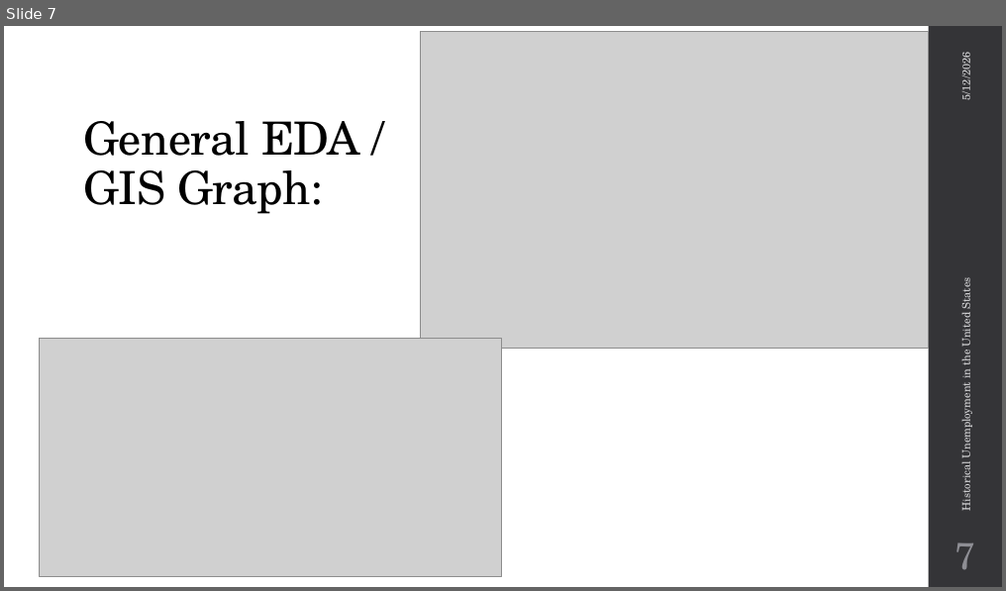
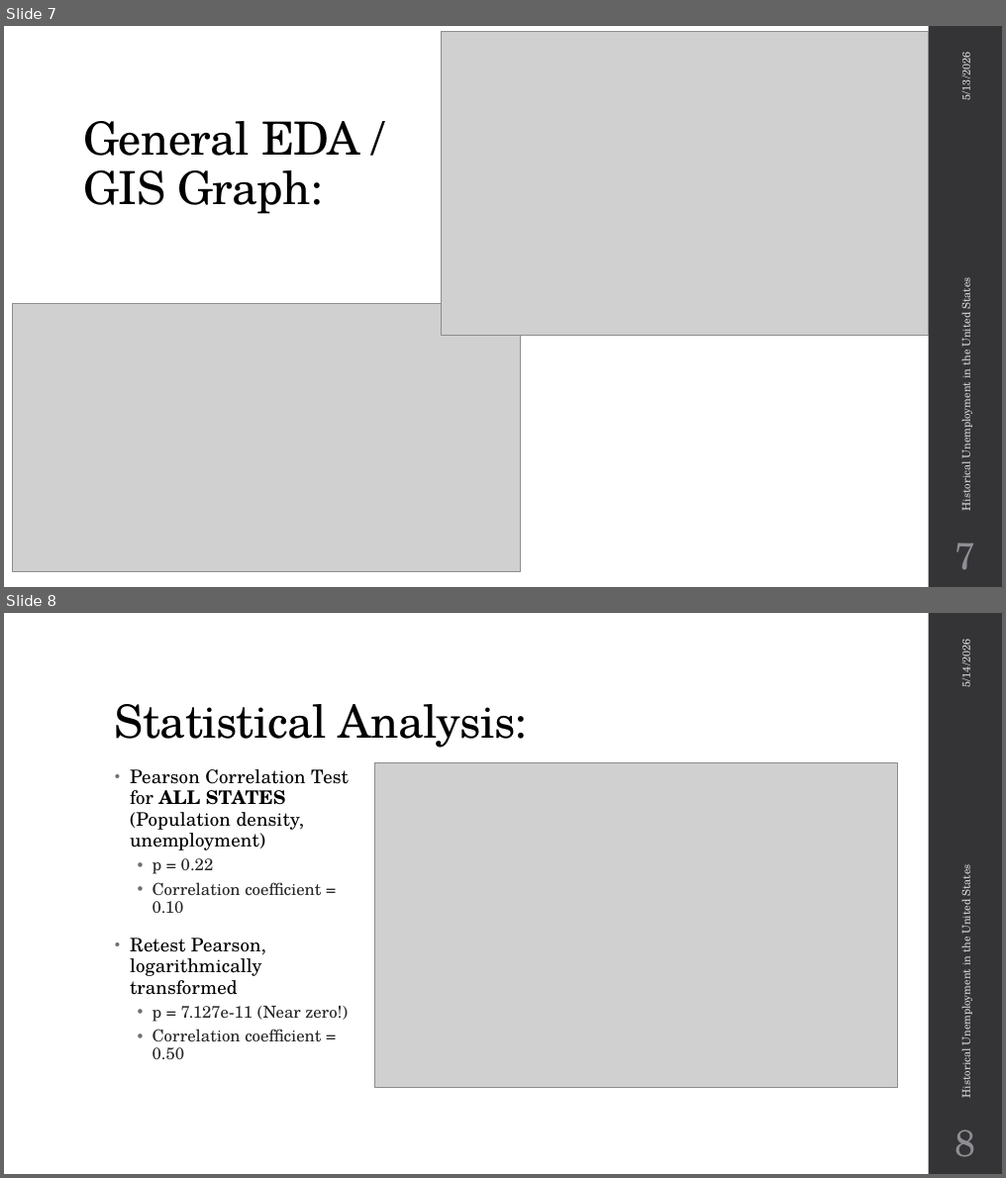
Before and after one commit to correptius/Historical-Unemployment-Capstone-2026, a slide deck: reports/final/Rhodes - Historical Unemployment in the United States.pptx. Shown one above the other, each under a label of ours: slide 7 before the commit, slides 7 and 8 after it. The pictures are 1006x591 and 1006x1178 pixels, drawn with LibreOffice and Linux fonts; fonts in the diff are those of the drawing; grey boxes stand for pictures. Boxes give left, top, right and bottom in pixels: in the first picture for what was removed or moved away, otherwise in the second. Text is boxed around its words. In the diff, an @@ line names an element or a change of style, - is before the commit and + after.

```diff
--- a/reports/final/Rhodes - Historical Unemployment in the United States.pptx
+++ b/reports/final/Rhodes - Historical Unemployment in the United States.pptx
@@ slide 8 added at [4, 613, 1002, 1174], background #FFFFFF; not listed: 1 template element that a slide beside it also shows @@
@@ text added at [957, 643, 973, 686], 10.5 pt, text #D9D9DB @@
+5/14/2026
@@ title added at [115, 704, 528, 748], 44 pt, text #000000 @@
+Statistical Analysis:
@@ text added at [130, 769, 349, 1060], 18 pt, text #000000 @@
+• Pearson Correlation Test for ALL STATES (Population density, unemployment)
+  • p = 0.22
+  • Correlation coefficient = 0.10
+• Retest Pearson, logarithmically transformed
+  • p = 7.127e-11 (Near zero!)
+  • Correlation coefficient = 0.50
@@ picture added at [374, 762, 897, 1087] @@
@@ text added at [957, 867, 973, 1097], 10.5 pt, text #D9D9DB @@
+Historical Unemployment in the United States
@@ page number added at [955, 1130, 976, 1157], 36 pt, text #8E8E94 @@
+8
@@ slide 7 changed as well @@
@@ picture: place and size @@
-picture at [420, 31, 929, 348]
+picture at [442, 31, 929, 335]
@@ picture: place and size @@
-picture at [39, 338, 501, 577]
+picture at [13, 304, 522, 572]
```
Also in this commit, not shown: 13 other slides changed.
